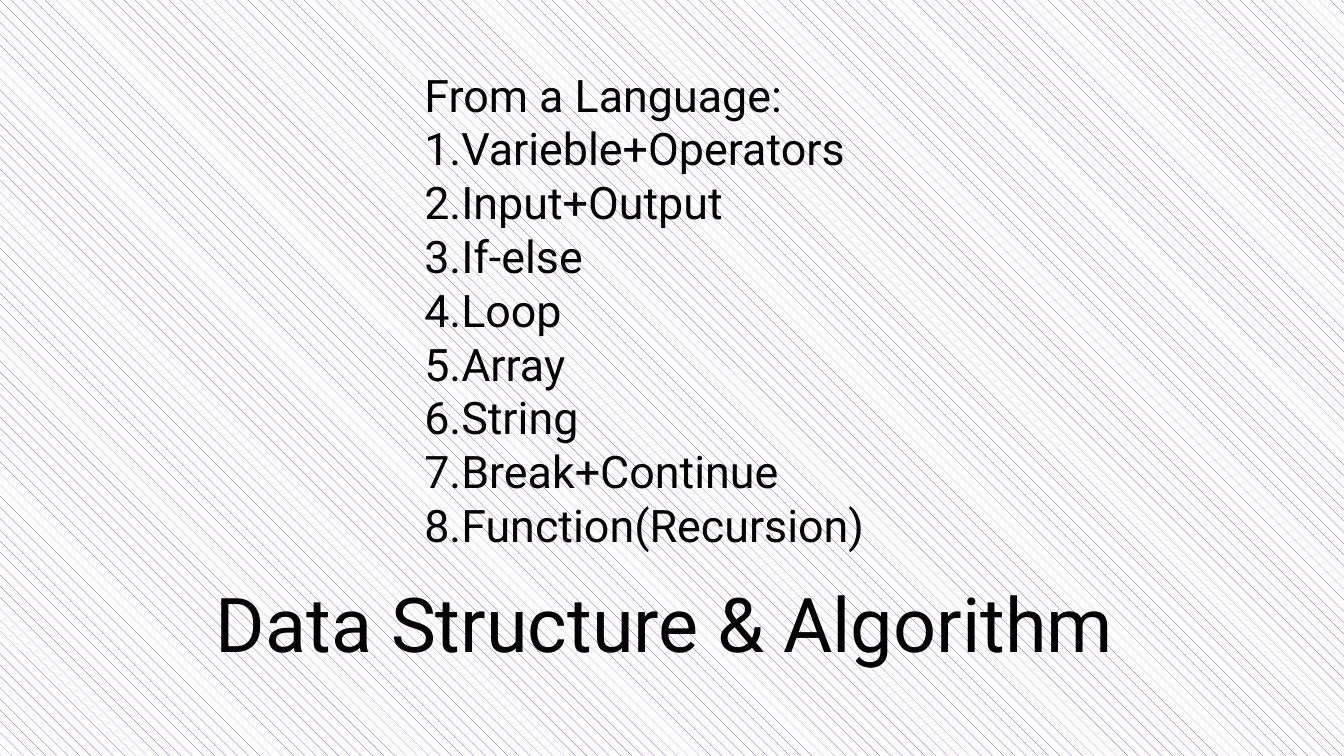
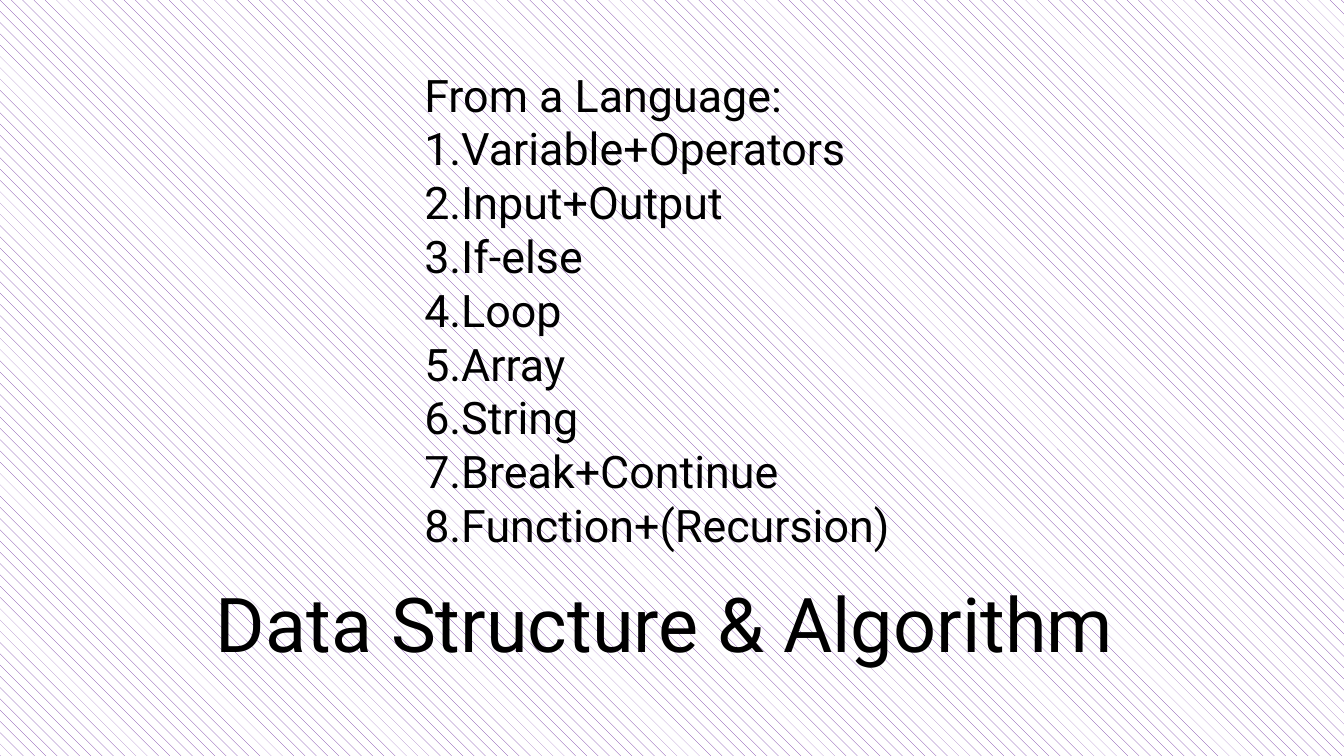
Before and after one commit to Monjur3175/Programming, a slide deck: slide 8 of Competitive Programming.pptx. Drawn at 1344x756 pixels with LibreOffice and Linux fonts; fonts in the diff are those of the drawing. Boxes give left, top, right and bottom in pixels: in the first picture for what was removed or moved away, otherwise in the second. Text is boxed around its words. In the diff, an @@ line names an element or a change of style, - is before the commit and + after.

```diff
--- a/Competitive Programming.pptx
+++ b/Competitive Programming.pptx
@@ text at (x1=424, y1=124, x2=845, y2=177): text changed @@
-1.Varieble+Operators
+1.Variable+Operators
@@ text at (x1=424, y1=500, x2=889, y2=553): text changed @@
-8.Function(Recursion)
+8.Function+(Recursion)
```
Also in this commit, not shown: 10 other files.
